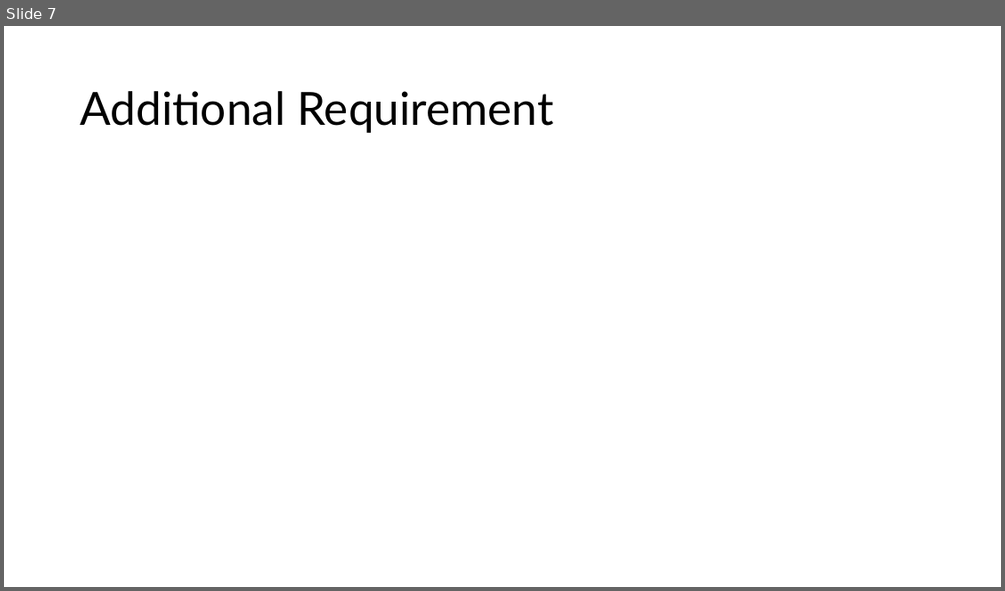
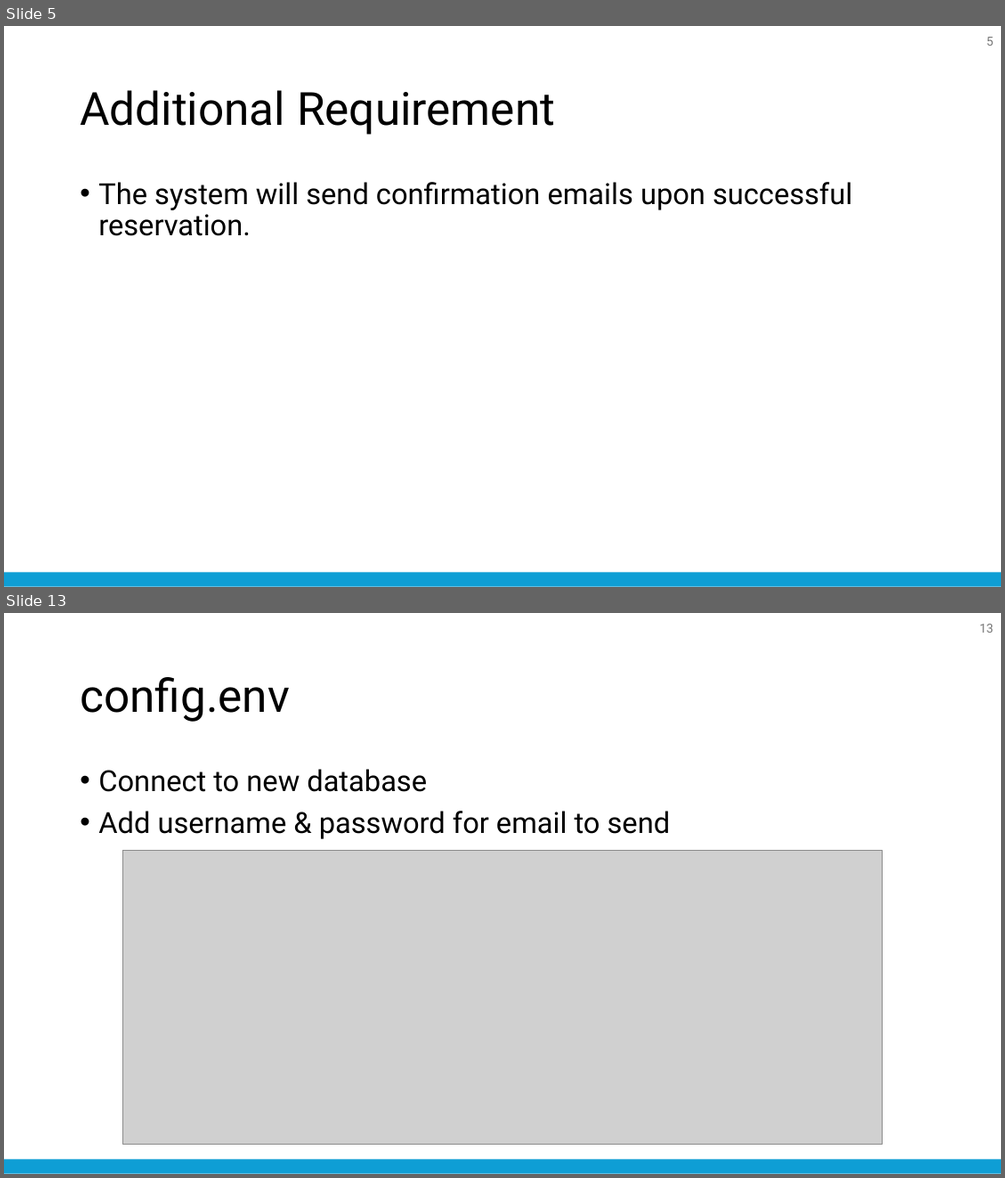
Before and after one commit to nattapong232/DentistBooking, a slide deck: SRS.pptx. Shown one above the other, each under a label of ours: slide 7 before the commit, slides 5 and 13 after it; the slides between them are not shown. The pictures are 1005x591 and 1005x1178 pixels, drawn with LibreOffice and Linux fonts; fonts in the diff are those of the drawing; grey boxes stand for pictures. Boxes give left, top, right and bottom in pixels: in the first picture for what was removed or moved away, otherwise in the second. Text is boxed around its words. In the diff, an @@ line names an element or a change of style, - is before the commit and + after.

```diff
--- a/SRS.pptx
+++ b/SRS.pptx
@@ slide 13 added at [4,613,1001,1174], background #FFFFFF; not listed: 1 template element that a slide beside it also shows @@
@@ page number added at [979,624,994,633], 12 pt, text #797979 @@
+13
@@ title added at [80,677,290,722], 44 pt, text #000000 @@
+config.env
@@ text added at [98,769,671,839], 28 pt, text #000000 @@
+• Connect to new database
+• Add username & password for email to send
@@ picture added at [123,850,882,1144] @@
@@ what was slide 7 is now slide 5 @@
@@ slide 5 changed as well @@
@@ page number added at [987,37,994,46], 12 pt, text #797979 @@
+5
@@ title "Additional Requirement" at [80,90,555,135]: font Lato to Roboto @@
@@ text added at [98,182,852,236], 28 pt, text #000000 @@
+• The system will send confirmation emails upon successful reservation.
@@ rounded rectangle added at [4,572,1001,586], fill #0E9ED5 @@
```
Also in this commit, not shown: 6 other slides changed, 12 other slides added, 3 slides removed, 12 other files.
